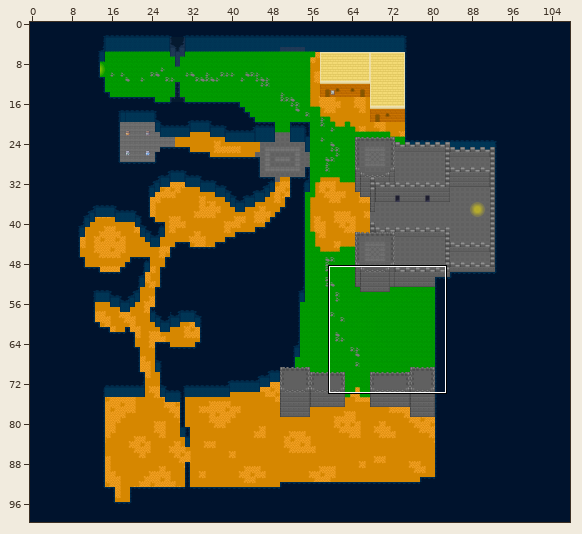
Tiled map: GameName/Output/Assets/Maps/level3.tmx. The first picture is a wide view before the edit; the outline marks the close-up.
Close-up. As it was:
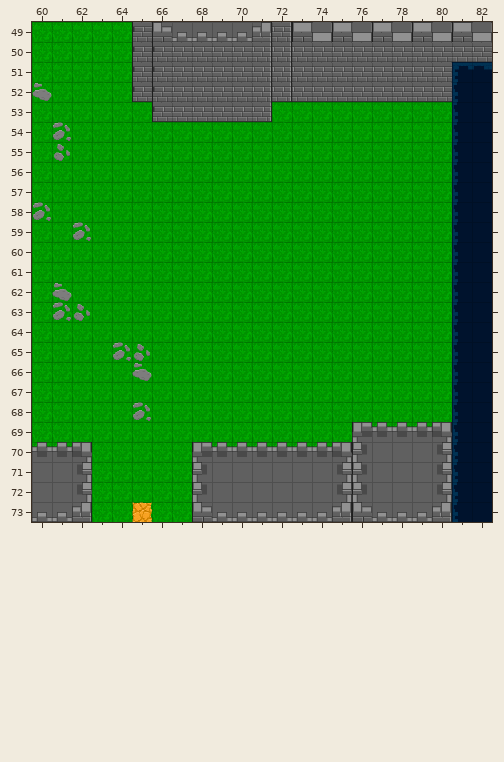
Cells are 32x32 px. Shown: x 60..82, y 49..73. The commit also changed other parts of the map, which this record leaves out. Tiles whose own drawing changed are shown in their newer look in all pictures.
And afterwards:
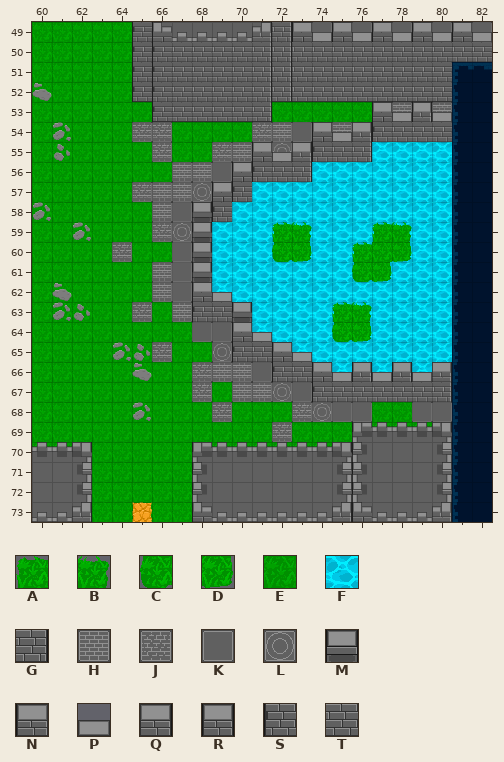
Key: from "tileset": A 0, B 2, C 48, D 50, E 53, F 99, G 231, H 271, J 272, K 273, L 274, M 279, N 299, P 300, Q 302, R 303, S 323, T 324.
_ is an empty cell, # one hidden under a higher layer, . an unchanged one.
The exact change:
--- layer "grass"
@@ x 64..80 @@
-53 .............EEEE
-54 .EE....EEE.E.....
-55 ..E..EE.E...EEEEE
-56 ...EEE...EEEEEEEE
-57 .EEEE..EEEEEEEEEE
-58 ..EE..EEEEEEEEEEE
-59 ..EE.EEEEEEEEEEEE
-60 E..E.EEEEEEEE.EEE
-61 ..EE.EEEEEEEEEEEE
-62 ..EE.EEEEEEEEEEEE
-63 .E.E..EEEEEEEEEEE
-64 ....EE.EEEEEEEEEE
-65 ..E..E..EEEEEEEEE
-66 ....EEEE..EEEEEEE
-67 ....E.EEEE.......
-68 .....E...EEEE..EE
-69 ........E........
+53 .............____
+54 .__....___._.....
+55 .._..__._...#FFFF
+56 ...___...#FFFFFFF
+57 .____..FFFFFFFFFF
+58 ..__..FFFFFFFFFFF
+59 ..__.FFFFFFFFFFFF
+60 _.._.FFFFFFFF.FFF
+61 ..__.FFFFFFFFFFFF
+62 ..__.FFFFFFFFFFFF
+63 ._._..#FFFFFFFFFF
+64 ....__.FFFFFFFFFF
+65 .._.._..#FFFFFFFF
+66 ....____..#F#F#F#
+67 ...._.____.......
+68 ....._...____..__
+69 ........_........
--- layer "castle down"
@@ x 64..80 @@
-53 .............._._
-54 .__....__.._.....
-55 .._..__._........
-56 ...__............
-57 .____............
-58 .._..............
-59 ..__.............
-60 _................
-61 .._..............
-62 .._..............
-63 ._._.............
+53 ..............H.H
+54 .JJ....JH..H.....
+55 ..J..JH.L........
+56 ...HH............
+57 .JHHL............
+58 ..H..............
+59 ..JL.............
+60 J................
+61 ..H..............
+62 ..H..............
+63 .J.H.............
@@ x 66..74 @@
-65 _.._.....
-66 ..___....
-67 .._.___..
-68 ..._...__
-69 ......_..
+65 J..L.....
+66 ..JHH....
+67 ..J.HHL..
+68 ...J...JL
+69 ......J..
--- layer "castle"
@@ x 68..80 @@
-53 .........____
-54 ......_______
-55 ...______....
-56 ..____.......
-57 .__..........
-58 __...........
-59 _............
-60 _............
-61 _............
-62 __...........
-63 ___..........
-64 ..__.........
-65 ..____.......
-66 ...._________
-67 ......_______
+53 .........NPRP
+54 ......NPQSTTT
+55 ...NPQSTG....
+56 ..NSTG.......
+57 .NS..........
+58 MS...........
+59 M............
+60 M............
+61 M............
+62 NP...........
+63 STM..........
+64 ..NP.........
+65 ..STNP.......
+66 ....STNPRPRPQ
+67 ......STTTTTG
--- layer "grass decoration"
@@ x 73..73 @@
-54 _
+54 K
@@ x 69..69 @@
-56 _
+56 K
@@ x 67..78 @@
-58 _...........
-59 .....__...__
-60 _....__.._._
-61 _........__.
-62 _...........
-63 ........__..
-64 .__.....__..
+58 K...........
+59 .....AB...AB
+60 K....CD..A.D
+61 K........CD.
+62 K...........
+63 ........AB..
+64 .KK.....CD..
@@ x 71..80 @@
-66 _.........
-67 .._.......
-68 ....__..__
+66 K.........
+67 ..K.......
+68 ....KK..KK
Pixel boxes of the changes (left, top, right, bottom) in both close-ups:
changed: (132, 102, 452, 442)
changed: (112, 242, 132, 262)
